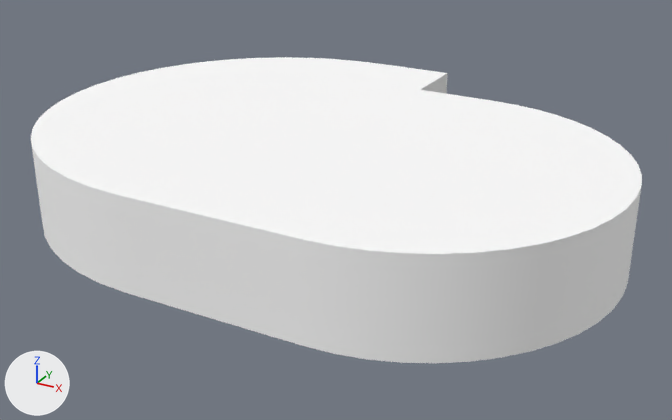
One commit to the Blender file src/public/bellface_logo.blend: the scene before it, then after it.
Camera for both pictures: a 50 mm camera at (58.0, -103.6, 47.1) aimed at (0.4, 1.1, -5.2). Arrows for +X, +Y and +Z are at lower left; the lights stay in place.
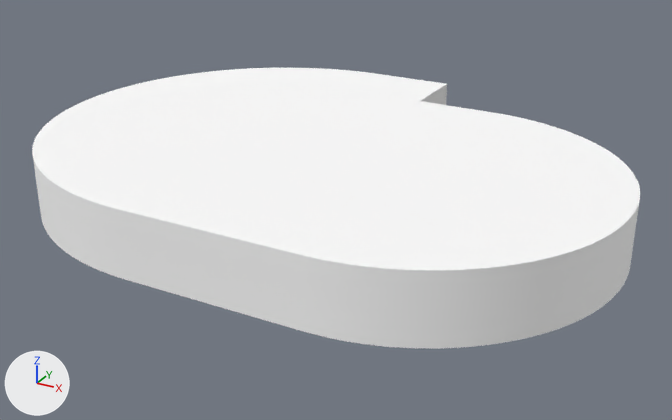
Boxes (x1, y1, x2, y2) around the edits, measured in the pictures (672 x 420 px):
'Curve', reshaped, moved (8% shorter): before (31, 57, 642, 363); after (32, 68, 640, 348)
part 1 of me_curve, rebuilt (9% shorter): before (31, 73, 641, 363); after (33, 84, 640, 348)
part 2 of me_curve, rebuilt: before (31, 57, 642, 254); after (32, 68, 640, 270)

Diff of the bpy script that builds the scene:
```diff
--- a/src/public/bellface_logo.blend.py
+++ b/src/public/bellface_logo.blend.py
@@ me_curve @@
 # used by ob_curve; location = (0.3, -4.3, 0.0); scale = (9050.0, 9050.0, 9050.0)
-me_curve.from_pydata(...)  # 252 vertices, 185 faces; spans x -0.00484..0.00451, y -0.00286..0.00443, z -0.0007..0.0007
+me_curve.from_pydata(...)  # 1292 vertices, 965 faces; spans x -0.00467..0.00467, y -0.00364..0.00364, z -0.0005..0.0005
+# me_curve part 1: the loose piece of 126 vertices spanning x -0.00484..0.00451, y -0.00286..0.00443, z -0.0007..0.0007 is rebuilt with 646 vertices and now spans x -0.00467..0.00467, y -0.00364..0.00364, z -0.0005..0.0005
+# me_curve part 2: the loose piece of 63 vertices spanning x -0.00484..0.00451, y -0.00286..0.00443, z 0.0007 is rebuilt with 323 vertices and now spans x -0.00467..0.00467, y -0.00364..0.00364, z 0.0005
 me_curve.materials.append(mat_svgmat)
@@ ob_curve @@
 ob_curve = bpy.data.objects.new('Curve', me_curve)
-ob_curve.location = (0.3, -4.3, 0.0)
+ob_curve.location = (-1.2, 2.8, 0.0)
 ob_curve.scale = (9050.0, 9050.0, 9050.0)
```
